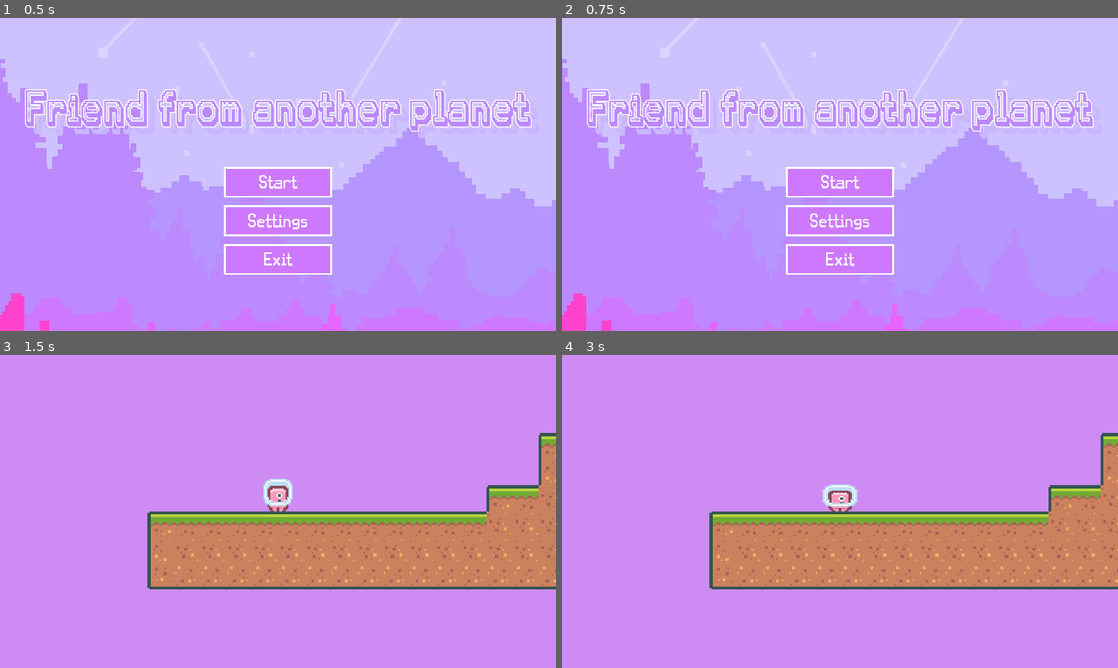
Above: before the commit, frames 1-4 (two rows, left to right).
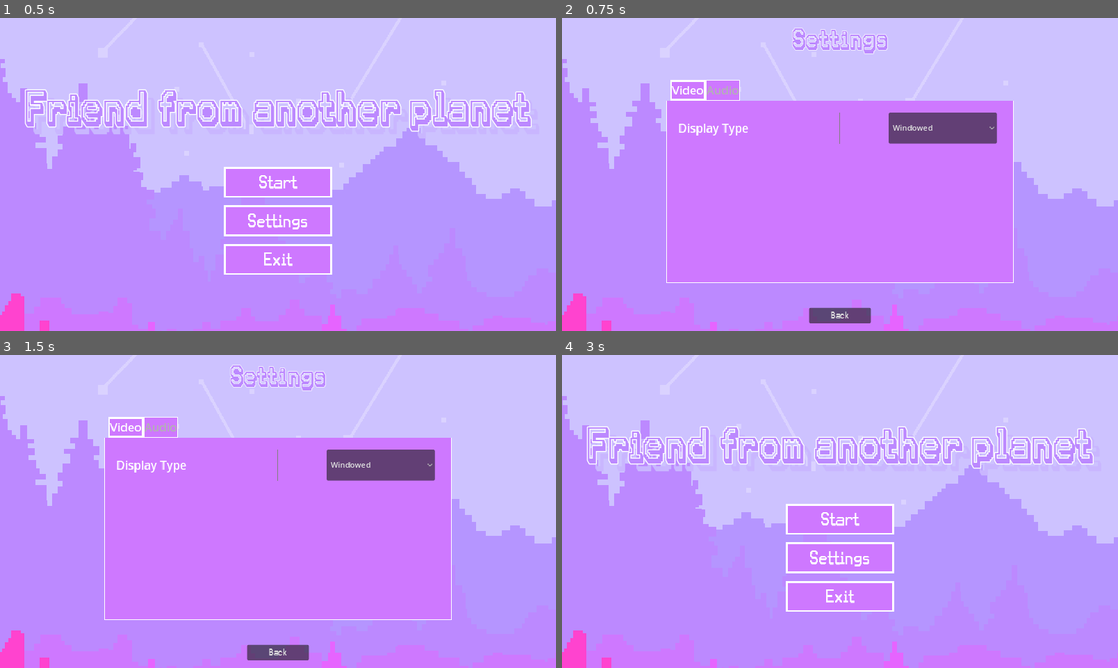
Above: after the commit, the same moments.

Repository: 3m1lija/FriendFromAnotherPlanet
Game: Godot game, scene res://scenes/main_menu/main_menu.tscn
Same seed, same stepped clock (60 frames per second), same inputs: the game is played once before the commit and once after it.
Inputs (mouse positions are in pixels of both pictures, inside the frame that each line leads up to):
- Up to frame 1 (0.5 s): no input
- Up to frame 2 (0.75 s): click "Settings" at 0.5 s
- Up to frame 3 (1.5 s): click (278, 517) at 1.25 s, where only the run before the commit has a clickable "Start"
- Up to frame 4 (3 s): click (940, 464) at 2 s, where only the run after the commit has a clickable "Windowed"; click (840, 652) at 2.75 s, where only the run after the commit has a clickable "Back"

Frame 1 is identical in both runs. In frame 2, 28% of the frame differs, in the area x 4-96%, y 3-98%; in frame 3, 55%; in frame 4, 65%, in the area x 0-100%, y 0-100%.
Error before the commit: Invalid assignment of property or key 'visible' with value of type 'bool' on a base object of type 'null instance'. (res://scenes/main_menu/Editor.gd:31)

Commit message:
Observer pattern
Modified MainMenu class to resemble an observer pattern

Diff:
--- a/FriendFromAnotherPlanet/scenes/main_menu/BackToMainMenuListener.gd
+++ /dev/null
@@ -1,8 +0,0 @@
-class_name BackToMainMenuListener
-
-extends EventListener
-
-
-func update(data):
-	# Business logic for play button press
-	print("Back to main menu")
--- /dev/null
+++ b/FriendFromAnotherPlanet/scenes/main_menu/ButtonObserver.gd
@@ -0,0 +1,14 @@
+class_name ButtonObserver
+
+extends Observer
+
+var button_name : String
+
+
+func _init(name):
+	button_name = name
+
+
+func update(event):
+	# Business logic for play button press
+	print(button_name, "button pressed with event: ", event)
--- a/FriendFromAnotherPlanet/scenes/main_menu/Editor.gd
+++ /dev/null
@@ -1,45 +0,0 @@
-class_name Editor
-
-extends EventManager
-
-@onready var play_button = $MarginContainer/HBoxContainer/VBoxContainer/Play_Button as Button
-@onready var settings_button = $MarginContainer/HBoxContainer/VBoxContainer/Settings_Button as Button
-@onready var exit_button = $MarginContainer/HBoxContainer/VBoxContainer/Exit_Button as Button
-@onready var settings_menu = $Settings_Menu as SettingsMenu
-@onready var margin_container = $MarginContainer as MarginContainer
-
-@onready var start_level = preload("res://scenes/main/Level1.tscn") as PackedScene
-
-var events : EventManager
-
-
-func _init():
-	events = EventManager.new()
-
-
-func _ready():
-	pass
-
-
-func on_start_pressed():
-	await get_tree().create_timer(0.1).timeout
-	get_tree().change_scene_to_packed(start_level)
-	events.notify("start", null)
-
-
-func on_settings_pressed():
-	margin_container.visible = false
-	settings_menu.set_process(true)
-	settings_menu.visible = true
-	events.notify("settings", null)
-
-
-func on_exit_pressed():
-	events.notify("exit", null)
-	get_tree().quit()
-
-
-func on_back_to_main_menu():
-	margin_container.visible = true
-	settings_menu.visible = false
-	events.notify("back_to_main_menu", null)
--- a/FriendFromAnotherPlanet/scenes/main_menu/EventListener.gd
+++ /dev/null
@@ -1,9 +0,0 @@
-class_name EventListener
-
-extends Node
-
-#Here's the subscriber interface. If your programming language
-#supports functional types, you can replace the whole
-#subscriber hierarchy with a set of functions.
-func update(filename):
-	pass
--- a/FriendFromAnotherPlanet/scenes/main_menu/EventManager.gd
+++ /dev/null
@@ -1,22 +0,0 @@
-class_name EventManager
-
-extends Node
-
-var listeners = {}
-
-
-func subscribe(event_type, listener):
-	if event_type not in listeners:
-		listeners[event_type] = []
-	listeners[event_type].append(listener)
-
-
-func unsubscribe(event_type, listener):
-	if event_type in listeners:
-		listeners[event_type].erase(listener)
-
-
-func notify(event_type, data):
-	if event_type in listeners:
-		for listener in listeners[event_type]:
-			listener.update(data)
--- a/FriendFromAnotherPlanet/scenes/main_menu/ExitButtonListener.gd
+++ /dev/null
@@ -1,8 +0,0 @@
-class_name ExitButtonListener
-
-extends EventListener
-
-
-func update(data):
-	# Business logic for play button press
-	print("Exit button pressed")
--- /dev/null
+++ b/FriendFromAnotherPlanet/scenes/main_menu/MainMenuObserver.gd
@@ -0,0 +1,26 @@
+# Observable subject
+class_name MainMenuObserver
+
+extends Node
+
+var observers = {}
+
+
+func subscribe(event, observer):
+	if event in observers:
+		observers[event].append(observer)
+	else:
+		observers[event] = [observer]
+
+
+func unsubscribe(event, observer):
+	if event in observers:
+		var index = observers[event].find(observer)
+		if index != -1:
+			observers[event].remove_at(index)
+
+
+func notify(event):
+	if event in observers:
+		for observer in observers[event]:
+			observer.update(event)
--- /dev/null
+++ b/FriendFromAnotherPlanet/scenes/main_menu/Observer.gd
@@ -0,0 +1,7 @@
+class_name Observer
+
+extends Node
+
+#observer interface
+func update(event):
+	pass
--- a/FriendFromAnotherPlanet/scenes/main_menu/PlayButtonListener.gd
+++ /dev/null
@@ -1,8 +0,0 @@
-class_name PlayButtonListener
-
-extends EventListener
-
-
-func update(data):
-	# Business logic for play button press
-	print("Play button pressed")
--- a/FriendFromAnotherPlanet/scenes/main_menu/SettingsButtonListener.gd
+++ /dev/null
@@ -1,8 +0,0 @@
-class_name SettingsButtonListener
-
-extends EventListener
-
-
-func update(data):
-	# Business logic for play button press
-	print("Settings button pressed")
--- /dev/null
+++ b/FriendFromAnotherPlanet/scenes/main_menu/SettingsMenuObserver.gd
@@ -0,0 +1,8 @@
+class_name SettingsMenuObserver
+
+extends Observer
+
+
+func update(event):
+	# Business logic for play button press
+	print("Settings menu state changed with event: ", event)
--- a/FriendFromAnotherPlanet/scenes/main_menu/main_menu.gd
+++ b/FriendFromAnotherPlanet/scenes/main_menu/main_menu.gd
@@ -1,6 +1,6 @@
 class_name MainMenu
 
-extends Control
+extends MainMenuObserver
 
 @onready var play_button = $MarginContainer/HBoxContainer/VBoxContainer/Play_Button as Button
 @onready var settings_button = $MarginContainer/HBoxContainer/VBoxContainer/Settings_Button as Button
@@ -10,49 +10,52 @@
 
 @onready var start_level = preload("res://scenes/main/Level1.tscn") as PackedScene
 
-var editor = Editor.new()
 
 func _ready():
-	# Add editor to the scene tree
-	add_child(editor)
-
-	var play_button_listener = PlayButtonListener.new()
-	var settings_button_listener = SettingsButtonListener.new()
-	var exit_button_listener = ExitButtonListener.new()
-	var back_to_main_menu_listener = BackToMainMenuListener.new()
-
-	editor.events.subscribe("start", play_button_listener)
-	editor.events.subscribe("settings", settings_button_listener)
-	editor.events.subscribe("exit", exit_button_listener)
-	editor.events.subscribe("back_to_main_menu", back_to_main_menu_listener)
-
 	handle_connecting_signals()
+	setup_observers()
 
 
-#func on_start_pressed() -> void:
-	##change the main menu scene to level scene
-	#await get_tree().create_timer(0.1).timeout
-	#get_tree().change_scene_to_packed(start_level)
-#
-#
-#func on_settings_pressed() -> void:
-	#margin_container.visible = false
-	#settings_menu.set_process(true)
-	#settings_menu.visible = true
-#
-#
-#func on_exit_pressed() -> void:
-	##get scene tree
-	#get_tree().quit()
-#
-#
-#func on_back_to_main_menu() -> void:
-	#margin_container.visible = true
-	#settings_menu.visible = false
-#
-#
+func on_start_pressed() -> void:
+	#change the main menu scene to level scene
+	await get_tree().create_timer(0.1).timeout
+	get_tree().change_scene_to_packed(start_level)
+	notify("start_pressed")
+
+
+func on_settings_pressed() -> void:
+	margin_container.visible = false
+	settings_menu.set_process(true)
+	settings_menu.visible = true
+	notify("settings_pressed")
+
+
+func on_exit_pressed() -> void:
+	#get scene tree
+	get_tree().quit()
+	notify("exit_pressed")
+
+
+func on_back_to_main_menu() -> void:
+	margin_container.visible = true
+	settings_menu.visible = false
+	notify("back_to_main_menu")
+
+
 func handle_connecting_signals() -> void:
-	play_button.button_down.connect(editor.on_start_pressed)
-	settings_button.button_down.connect(editor.on_settings_pressed)
-	exit_button.button_down.connect(editor.on_exit_pressed)
-	settings_menu.back_to_main_menu.connect(editor.on_back_to_main_menu)
+	play_button.button_down.connect(on_start_pressed)
+	settings_button.button_down.connect(on_settings_pressed)
+	exit_button.button_down.connect(on_exit_pressed)
+	settings_menu.back_to_main_menu.connect(on_back_to_main_menu)
+
+
+func setup_observers() -> void:
+	var play_button_observer = ButtonObserver.new("Play")
+	var settings_button_observer = ButtonObserver.new("Settings")
+	var exit_button_observer = ButtonObserver.new("Exit")
+	var settings_menu_observer = SettingsMenuObserver.new()
+
+	subscribe("start_pressed", play_button_observer)
+	subscribe("settings_pressed", settings_button_observer)
+	subscribe("exit_pressed", exit_button_observer)
+	subscribe("back_to_main_menu", settings_menu_observer)
--- a/FriendFromAnotherPlanet/scenes/main_menu/main_menu.tscn
+++ b/FriendFromAnotherPlanet/scenes/main_menu/main_menu.tscn
@@ -1,17 +1,14 @@
-[gd_scene load_steps=29 format=3 uid="uid://ci4eoub17gxv2"]
+[gd_scene load_steps=26 format=3 uid="uid://ci4eoub17gxv2"]
 
 [ext_resource type="Script" path="res://scenes/main_menu/main_menu.gd" id="1_qqev1"]
 [ext_resource type="Texture2D" uid="uid://c2t23e27ghj03" path="res://assets/Backrounds/forest.png" id="2_o7ymy"]
 [ext_resource type="FontFile" uid="uid://d07ikgxccnwhy" path="res://assets/Font/karma/Karma Future.otf" id="3_3dw60"]
 [ext_resource type="FontFile" uid="uid://lydmiks4du7k" path="res://assets/Font/karma/Karma Suture.otf" id="4_51xea"]
-[ext_resource type="AudioStream" uid="uid://cebqf1ccjq381" path="res://assets/Audio/music/Austėjukas.mp3" id="6_pnqp2"]
-[ext_resource type="Script" path="res://scenes/main_menu/EventManager.gd" id="7_ifhoj"]
-[ext_resource type="Script" path="res://scenes/main_menu/Editor.gd" id="8_bfmpv"]
-[ext_resource type="Script" path="res://scenes/main_menu/EventListener.gd" id="8_dfuft"]
-[ext_resource type="Script" path="res://scenes/main_menu/PlayButtonListener.gd" id="9_w7afx"]
-[ext_resource type="Script" path="res://scenes/main_menu/SettingsButtonListener.gd" id="10_j3goo"]
-[ext_resource type="Script" path="res://scenes/main_menu/ExitButtonListener.gd" id="11_73ixc"]
-[ext_resource type="Script" path="res://scenes/main_menu/BackToMainMenuListener.gd" id="12_32g7q"]
+[ext_resource type="AudioStream" uid="uid://cebqf1ccjq381" path="res://assets/audio/music/Austėjukas.mp3" id="6_pnqp2"]
+[ext_resource type="Script" path="res://scenes/main_menu/MainMenuObserver.gd" id="7_ifhoj"]
+[ext_resource type="Script" path="res://scenes/main_menu/Observer.gd" id="8_dfuft"]
+[ext_resource type="Script" path="res://scenes/main_menu/SettingsMenuObserver.gd" id="10_j3goo"]
+[ext_resource type="Script" path="res://scenes/main_menu/ButtonObserver.gd" id="11_73ixc"]
 [ext_resource type="PackedScene" uid="uid://er3g8on5o3r7" path="res://scenes/settings_menu/settings_menu.tscn" id="12_lajkb"]
 
 [sub_resource type="StyleBoxFlat" id="StyleBoxFlat_u6l3n"]
@@ -134,7 +131,10 @@
 border_width_bottom = 4
 border_color = Color(1, 1, 1, 1)
 
-[node name="Main_Menu" type="Control"]
+[node name="MainMenuObserver" type="Node"]
+script = ExtResource("7_ifhoj")
+
+[node name="Main_Menu" type="Control" parent="."]
 process_mode = 3
 layout_mode = 3
 anchors_preset = 15
@@ -144,7 +144,7 @@
 grow_vertical = 2
 script = ExtResource("1_qqev1")
 
-[node name="TextureRect" type="TextureRect" parent="."]
+[node name="TextureRect" type="TextureRect" parent="Main_Menu"]
 texture_filter = 1
 layout_mode = 1
 anchors_preset = 15
@@ -158,7 +158,7 @@
 grow_vertical = 2
 texture = ExtResource("2_o7ymy")
 
-[node name="MarginContainer" type="MarginContainer" parent="."]
+[node name="MarginContainer" type="MarginContainer" parent="Main_Menu"]
 layout_mode = 1
 anchors_preset = 15
 anchor_right = 1.0
@@ -170,14 +170,14 @@
 theme_override_constants/margin_right = 16
 theme_override_constants/margin_bottom = 16
 
-[node name="VBoxContainer" type="VBoxContainer" parent="MarginContainer"]
+[node name="VBoxContainer" type="VBoxContainer" parent="Main_Menu/MarginContainer"]
 layout_mode = 2
 theme_override_constants/separation = 124
 
-[node name="Separator" type="Control" parent="MarginContainer/VBoxContainer"]
-layout_mode = 2
-
-[node name="Game_Name" type="Label" parent="MarginContainer/VBoxContainer"]
+[node name="Separator" type="Control" parent="Main_Menu/MarginContainer/VBoxContainer"]
+layout_mode = 2
+
+[node name="Game_Name" type="Label" parent="Main_Menu/MarginContainer/VBoxContainer"]
 layout_mode = 2
 theme_override_colors/font_color = Color(0.735907, 0.539036, 1, 1)
 theme_override_colors/font_shadow_color = Color(0.788075, 0.715376, 1, 1)
@@ -191,20 +191,20 @@
 horizontal_alignment = 1
 vertical_alignment = 1
 
-[node name="HBoxContainer" type="HBoxContainer" parent="MarginContainer"]
+[node name="HBoxContainer" type="HBoxContainer" parent="Main_Menu/MarginContainer"]
 layout_mode = 2
 alignment = 1
 
-[node name="VBoxContainer" type="VBoxContainer" parent="MarginContainer/HBoxContainer"]
+[node name="VBoxContainer" type="VBoxContainer" parent="Main_Menu/MarginContainer/HBoxContainer"]
 layout_mode = 2
 theme_override_constants/separation = 16
 alignment = 1
 
-[node name="Separator" type="Control" parent="MarginContainer/HBoxContainer/VBoxContainer"]
+[node name="Separator" type="Control" parent="Main_Menu/MarginContainer/HBoxContainer/VBoxContainer"]
 custom_minimum_size = Vector2(0, 176)
 layout_mode = 2
 
-[node name="Play_Button" type="Button" parent="MarginContainer/HBoxContainer/VBoxContainer"]
+[node name="Play_Button" type="Button" parent="Main_Menu/MarginContainer/HBoxContainer/VBoxContainer"]
 process_mode = 3
 custom_minimum_size = Vector2(224, 64)
 layout_mode = 2
@@ -220,7 +220,7 @@
 theme_override_styles/focus = SubResource("StyleBoxFlat_dc3cc")
 text = "Start"
 
-[node name="Settings_Button" type="Button" parent="MarginContainer/HBoxContainer/VBoxContainer"]
+[node name="Settings_Button" type="Button" parent="Main_Menu/MarginContainer/HBoxContainer/VBoxContainer"]
 custom_minimum_size = Vector2(224, 64)
 layout_mode = 2
 size_flags_horizontal = 4
@@ -235,7 +235,7 @@
 theme_override_styles/focus = SubResource("StyleBoxFlat_rlblr")
 text = "Settings"
 
-[node name="Exit_Button" type="Button" parent="MarginContainer/HBoxContainer/VBoxContainer"]
+[node name="Exit_Button" type="Button" parent="Main_Menu/MarginContainer/HBoxContainer/VBoxContainer"]
 custom_minimum_size = Vector2(224, 64)
 layout_mode = 2
 size_flags_horizontal = 4
@@ -251,33 +251,21 @@
 text = "Exit
 "
 
-[node name="Settings_Menu" parent="." instance=ExtResource("12_lajkb")]
+[node name="Settings_Menu" parent="Main_Menu" instance=ExtResource("12_lajkb")]
 visible = false
 layout_mode = 1
 
-[node name="MusicStreamPlayer" type="AudioStreamPlayer" parent="."]
+[node name="MusicStreamPlayer" type="AudioStreamPlayer" parent="Main_Menu"]
 stream = ExtResource("6_pnqp2")
 volume_db = -30.0
 autoplay = true
 bus = &"Music"
 
-[node name="EventManager" type="Node" parent="."]
-script = ExtResource("7_ifhoj")
-
-[node name="Editor" type="Node" parent="EventManager"]
-script = ExtResource("8_bfmpv")
-
-[node name="EventListener" type="Node" parent="."]
+[node name="Observer" type="Node" parent="Main_Menu"]
 script = ExtResource("8_dfuft")
 
-[node name="PlayButtonListener" type="Node" parent="EventListener"]
-script = ExtResource("9_w7afx")
-
-[node name="SettingsButtonListener" type="Node" parent="EventListener"]
+[node name="SettingsMenuObserver" type="Node" parent="Main_Menu/Observer"]
 script = ExtResource("10_j3goo")
 
-[node name="ExitButtonListener" type="Node" parent="EventListener"]
+[node name="ButtonObserver" type="Node" parent="Main_Menu/Observer"]
 script = ExtResource("11_73ixc")
-
-[node name="BackToMainMenuListener" type="Node" parent="EventListener"]
-script = ExtResource("12_32g7q")
--- a/FriendFromAnotherPlanet/scenes/player/Player.tscn
+++ b/FriendFromAnotherPlanet/scenes/player/Player.tscn
@@ -3,7 +3,7 @@
 [ext_resource type="Script" path="res://scenes/player/Player.gd" id="1_qkpir"]
 [ext_resource type="Texture2D" uid="uid://c3nvqgsbwhv3a" path="res://assets/Sprites/Characters/character_0004.png" id="2_m166b"]
 [ext_resource type="Texture2D" uid="uid://drk78cnbenmuq" path="res://assets/Sprites/Characters/character_0005.png" id="3_h8als"]
-[ext_resource type="AudioStream" uid="uid://ff2khhyhe5x0" path="res://assets/Audio/sfx/jump.wav" id="4_44pl4"]
+[ext_resource type="AudioStream" uid="uid://ff2khhyhe5x0" path="res://assets/audio/sfx/jump.wav" id="4_44pl4"]
 [ext_resource type="Script" path="res://scenes/player/ConcreteStrategyWalk.gd" id="5_mr1ot"]
 [ext_resource type="Script" path="res://scenes/player/ConcreteStrategyJump.gd" id="6_h3fv5"]
 [ext_resource type="Script" path="res://scenes/player/MoveStrategy.gd" id="7_uivjk"]
Not shown, changed: FriendFromAnotherPlanet/assets/Audio/sfx/jump.wav.import
Not shown, changed: FriendFromAnotherPlanet/assets/audio/music/Austėjukas.mp3.import
Not shown, changed: FriendFromAnotherPlanet/assets/audio/music/Rolemusic - The White Frame.mp3.import
